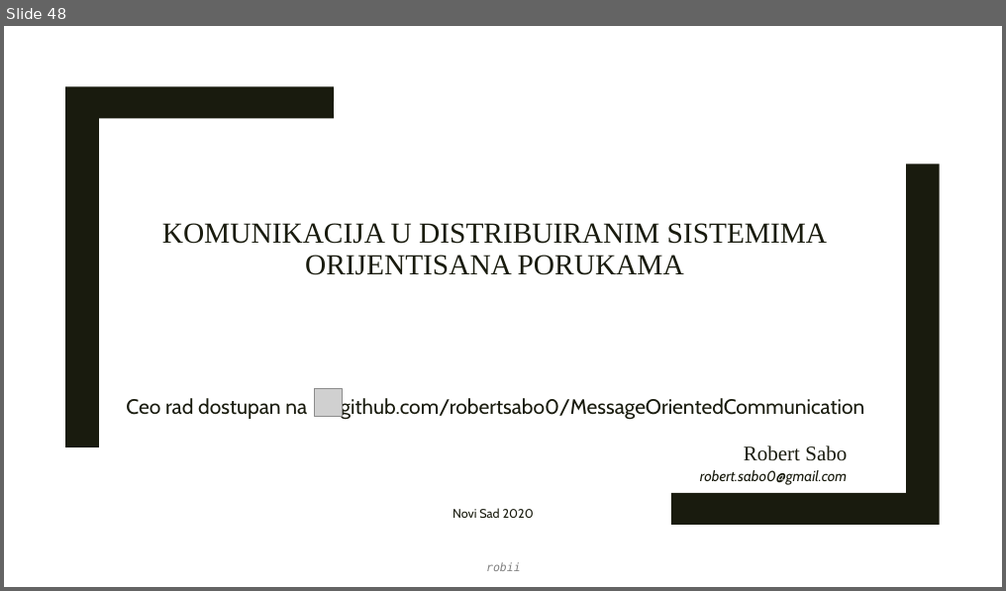
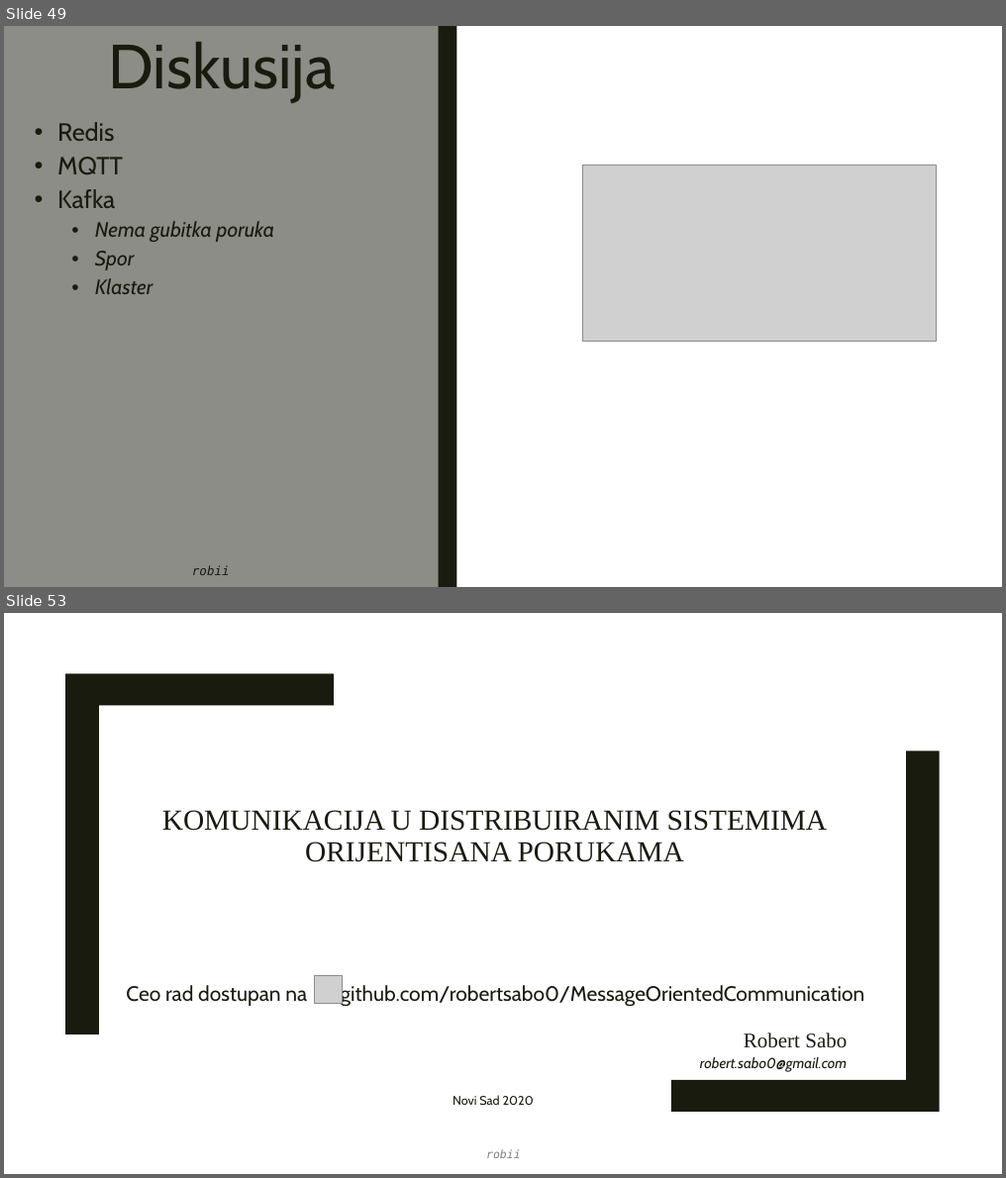
Before and after one commit to robertsabo0/MessageOrientedCommunication, a slide deck: docs/master_rad.0.1.pptx. Shown one above the other, each under a label of ours: slide 48 before the commit, slides 49 and 53 after it; the slides between them are not shown. The pictures are 1006x591 and 1006x1178 pixels, drawn with LibreOffice and Linux fonts; fonts in the diff are those of the drawing; grey boxes stand for pictures. Boxes give left, top, right and bottom in pixels: in the first picture for what was removed or moved away, otherwise in the second. Text is boxed around its words. In the diff, an @@ line names an element or a change of style, - is before the commit and + after.

```diff
--- a/docs/master_rad.0.1.pptx
+++ b/docs/master_rad.0.1.pptx
@@ slide 49 added at [4, 26, 1002, 587], background #FFFFFF; not listed: 1 template element that a slide beside it also shows @@
@@ rectangle added at [4, 26, 439, 587], fill #8C8D86 @@
@@ title added at [108, 42, 335, 103], 60 pt, text #191B0E @@
+Diskusija
@@ rectangle added at [439, 26, 456, 587], fill #191B0E @@
@@ text added at [57, 122, 275, 294], 20 pt, text #191B0E, italic @@
+• Redis
+• MQTT
+• Kafka
+  • Nema gubitka poruka
+  • Spor
+  • Klaster
@@ picture added at [583, 166, 936, 342] @@
@@ text added at [192, 566, 230, 575], 12 pt, text #191B0E, italic @@
+robii
@@ what was slide 48 is now slide 53 @@
```
Also in this commit, not shown: 4 slides changed, 4 other slides added, 1 other file.
